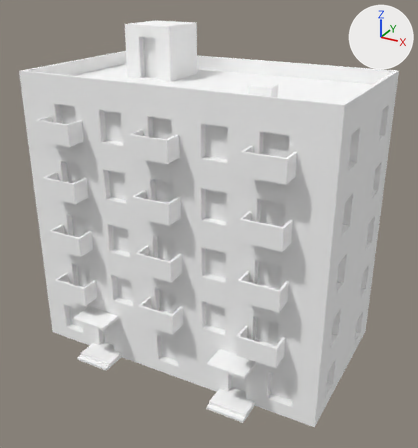
Renders of the glTF model godot/models/building_walkup_a.glb from each side of a commit.
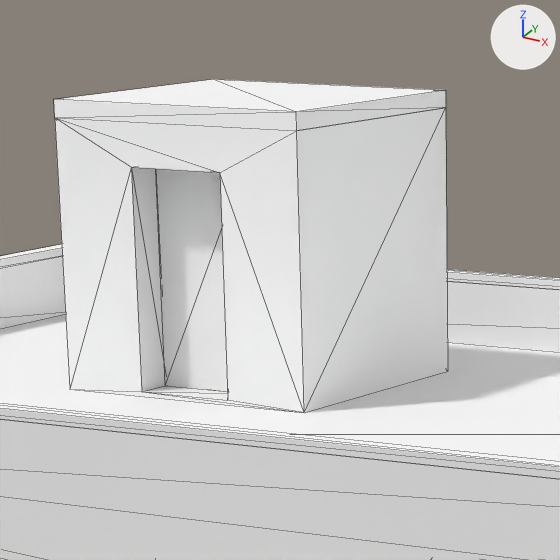
Each version appears first whole from a camera (50 mm lens) standing at (15.5, -23.2, 21.8) and looking at (0.6, 3.9, 8.3), and next in a close-up on the part from 27% to 52% of the width and 1% to 24% of the height. Every picture has the same lights, and +X, +Y and +Z are marked at upper right. The older version's two pictures come first. The close-ups show mesh edges as thin lines. Vertices at exactly the same position are counted once.

Names of what the first close-up shows: 'masonry', 'roof_cap_x-1', 'roof_cap_z-1', 'roof_cap_z1', 'roof_equipment_room', 'roof_equipment_room_front_pane_0', 'roof_parapet_x-1', 'roof_parapet_z-1', 'roof_parapet_z1', 'roof_room_lid'.
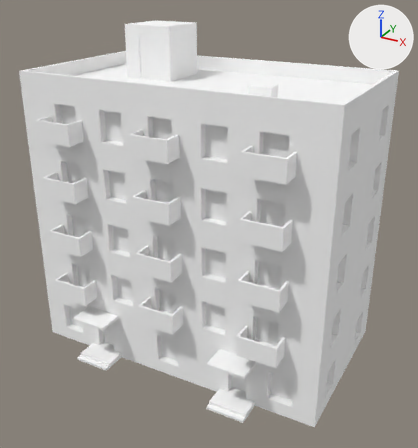
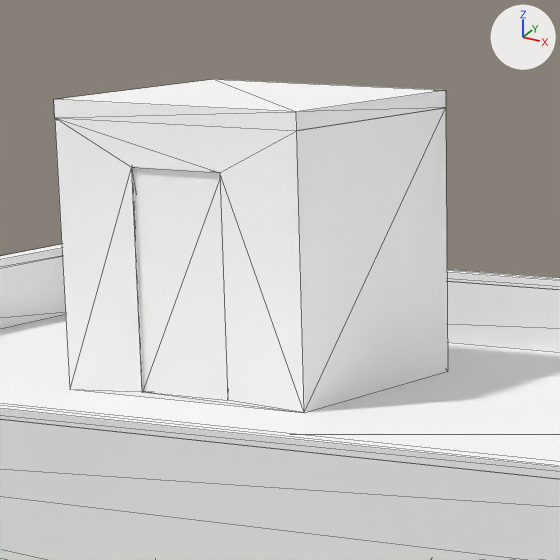
The edits, one by one:
me_roof_equipment_room is used by ob_roof_equipment_room; location (0.0, 0.0, 0.0).
Verts and faces of me_roof_equipment_room; kept vertices keep their numbers, new ones are numbered from 16.
Before the commit, vertices of me_roof_equipment_room: 0 (-4.55, 5.0, 18.35) at pixel (131, 167), 3 (-4.55, 5.0, 16.05) at pixel (141, 391), 5 (-3.45, 5.0, 18.35) at pixel (219, 172), 6 (-3.45, 5.0, 16.05) at pixel (227, 400), 8 (-3.45, 5.48, 16.05).
Before the commit, vertices of me_roof_equipment_room: 9 (-3.45, 5.48, 18.35), 10 (-4.55, 5.48, 18.35), 11 (-4.55, 5.48, 16.05).
me_roof_equipment_room had 16 vertices, 28 faces and spanned x -5.5..-2.5, y 5.0..8.0, z 16.0..18.8.
me_roof_equipment_room now has 24 vertices, 40 faces and spans x -5.5..-2.5, y 5.0..8.0, z 16.0..18.8.
Part 1, on me_roof_equipment_room:
Faces deleted: (6, 8, 9), (5, 6, 9), (5, 9, 10), (0, 5, 10), (0, 10, 11), (0, 11, 3).
Faces deleted: (3, 11, 8), (3, 8, 6).
New faces: (6, 9, 8), (5, 9, 6), (5, 10, 9), (0, 10, 5), (0, 11, 10), (0, 3, 11).
New faces: (3, 8, 11), (3, 6, 8).
Other edits to the shape of me_roof_equipment_room do not show in these pictures.
me_roof_equipment_room_front_pane_0 is used by ob_roof_equipment_room_front_pane_0; location (0.0, 0.0, 0.0).
me_roof_equipment_room_front_pane_0 had 8 vertices, 12 faces and spanned x -4.55..-3.45, y 5.44..5.48, z 16.05..18.35.
me_roof_equipment_room_front_pane_0 now has 8 vertices, 12 faces and spans x -4.57..-3.43, y 5.04..5.08, z 16.03..18.37.
me_roof_equipment_room_front_pane_0 part 2: the whole mesh is scaled about its middle by (1.04, 1, 1.02), then moved by (0.0, -0.4, 0.0).

Pixel boxes (x1, y1, x2, y2) of what changed, in the close-ups (560 x 560 px; the box of a moved part takes in the faces that stretch with it):
'roof_equipment_room_front_pane_0', moved, rescaled
    before: (156, 169, 228, 392)
    after: (134, 167, 228, 400)
part 1 of me_roof_equipment_room, moved or reshaped
    before: (131, 167, 228, 400)
    after: (131, 167, 227, 400)
